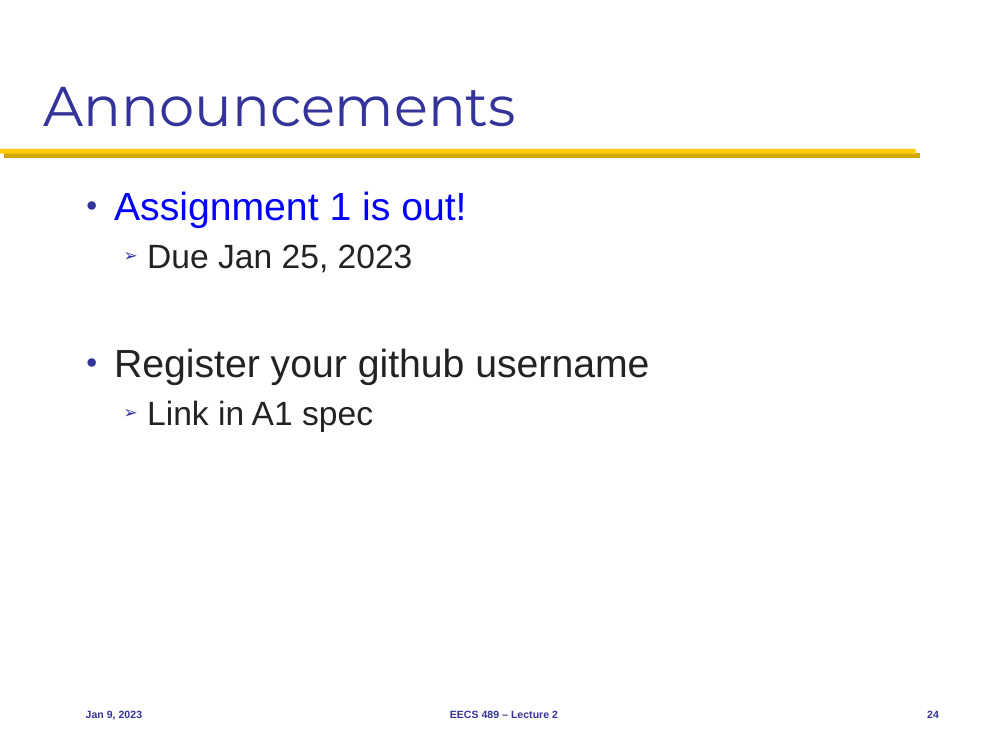
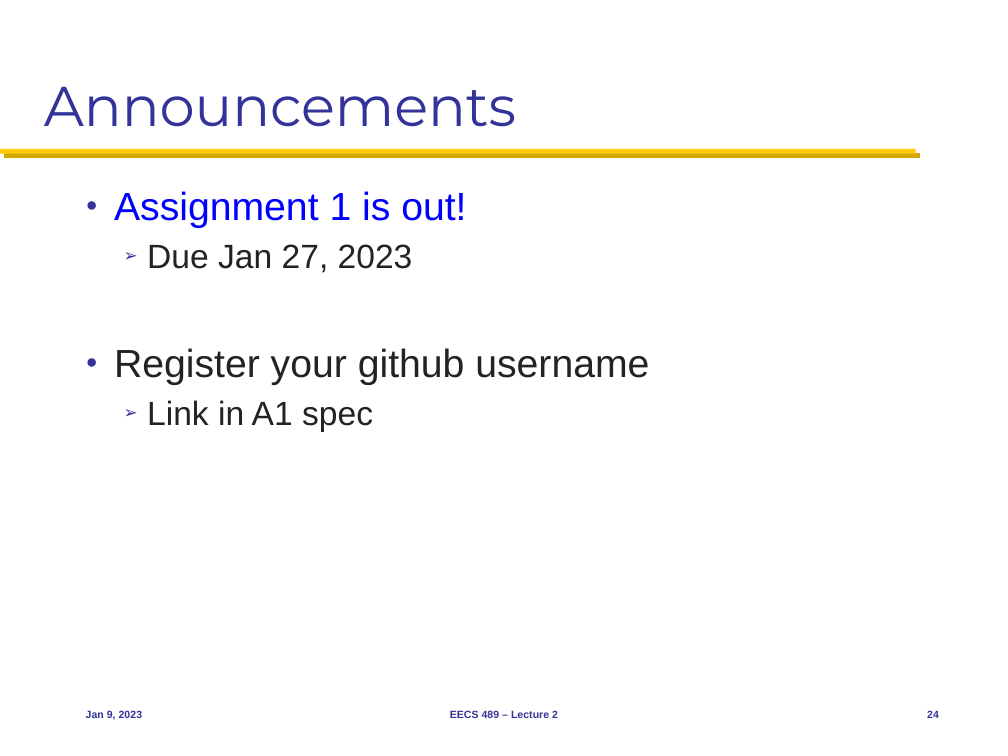
Before and after one commit to morleydragon/eecs489, a slide deck: slide 24 of Slides/010923.pptx. Drawn at 1008x756 pixels with LibreOffice and Linux fonts; fonts in the diff are those of the drawing. Boxes give left, top, right and bottom in pixels: in the first picture for what was removed or moved away, otherwise in the second. Text is boxed around its words. In the diff, an @@ line names an element or a change of style, - is before the commit and + after.

```diff
--- a/Slides/010923.pptx
+++ b/Slides/010923.pptx
@@ text at (147,244,413,273): text changed @@
-  ➢ Due Jan 25, 2023
+  ➢ Due Jan 27, 2023
```
